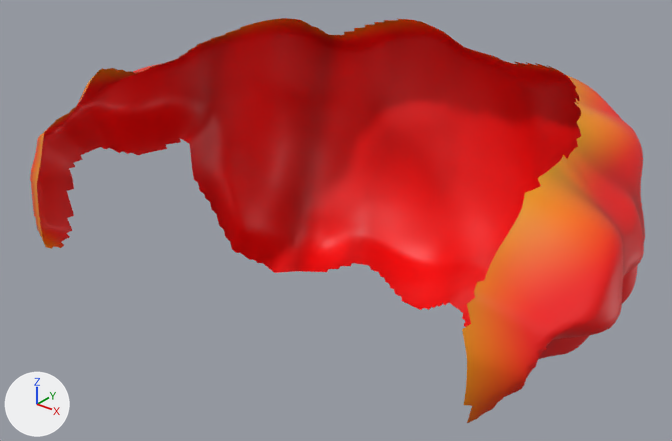
The glTF model assets/characters/canonical/hair/balding.glb as it was, and as the next commit left it.
One viewpoint serves both versions: a 50 mm camera at (0.388, -0.396, 0.468) aimed at (-0.009, 0.101, 0.16). The lights are fixed; the arrows at lower left show +X, +Y and +Z. The older version comes first. Vertices at exactly the same position are counted once.

In view in the first picture: 'Hair_balding'.
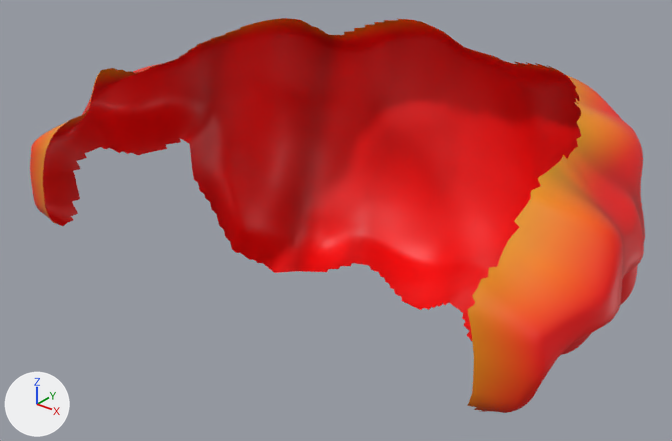
Changed parts and their boxes [x1, y1, x2, y2] in the pictures (672 x 441 px; the box of a moved part takes in the faces that stretch with it):
'Hair_balding', reshaped
    before: [30, 18, 645, 423]
    after: [30, 18, 645, 413]
part 1 of me_hair_balding, moved or reshaped
    before: [30, 68, 104, 249]
    after: [30, 70, 103, 226]
part 2 of me_hair_balding, moved or reshaped
    before: [462, 191, 623, 423]
    after: [467, 191, 622, 413]
part 3 of me_hair_balding, recoloured
    both: [31, 80, 614, 399]

Patch to the scene script:
```diff
--- a/assets/characters/canonical/hair/balding.glb.py
+++ b/assets/characters/canonical/hair/balding.glb.py
@@ me_hair_balding @@
 # used by ob_hair_balding; location = (0.0, 0.0, 0.0)
-me_hair_balding.from_pydata(...)  # 8113 vertices, 15703 faces; spans x -0.236..0.24, y -0.038..0.274, z 0.061..0.286
+me_hair_balding.from_pydata(...)  # 7997 vertices, 15487 faces; spans x -0.236..0.238, y -0.03..0.274, z 0.061..0.286
+# me_hair_balding part 1: 200 vertices moved from x -0.226..-0.186, y -0.029..0.045, z 0.178..0.259 to x -0.224..-0.184, y -0.027..0.045, z 0.175..0.258; 238 vertices removed from x -0.214..-0.176, y -0.038..0.03, z 0.13..0.264; 137 vertices added at x -0.221..-0.177, y -0.03..0.03, z 0.143..0.261
+# me_hair_balding part 2: 261 vertices moved from x 0.183..0.24, y -0.028..0.04, z 0.166..0.256 to x 0.182..0.238, y -0.027..0.04, z 0.164..0.256; 99 vertices removed from x 0.179..0.202, y -0.034..0.03, z 0.144..0.26; 84 vertices added at x 0.18..0.213, y -0.03..0.03, z 0.148..0.258
+# me_hair_balding part 3: 652 kept faces spanning x -0.223..0.235, y -0.027..0.04, z 0.164..0.259 get new vertex colours
 me_hair_balding.materials.append(mat_defaultmaterial)
```
